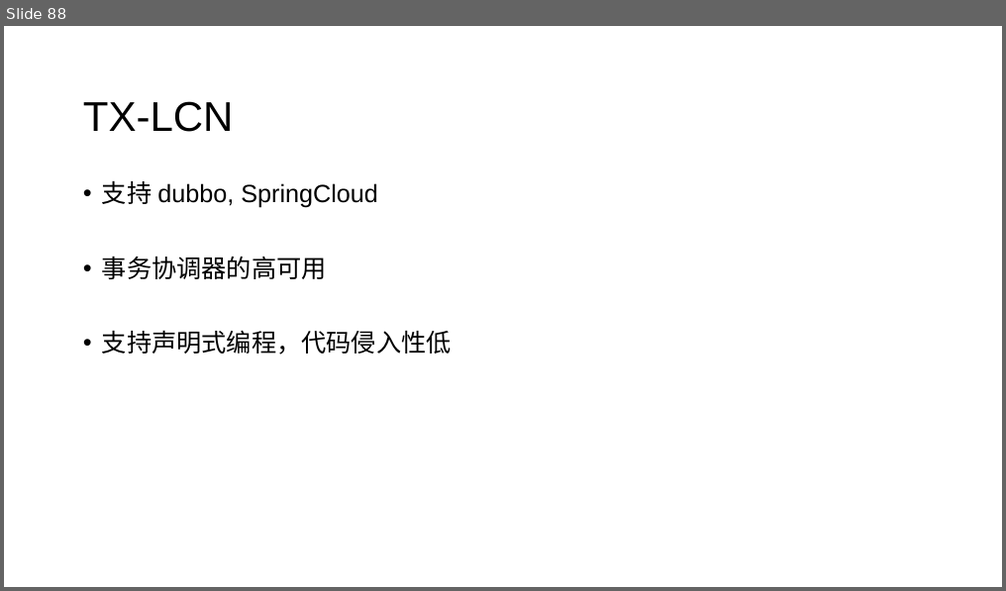
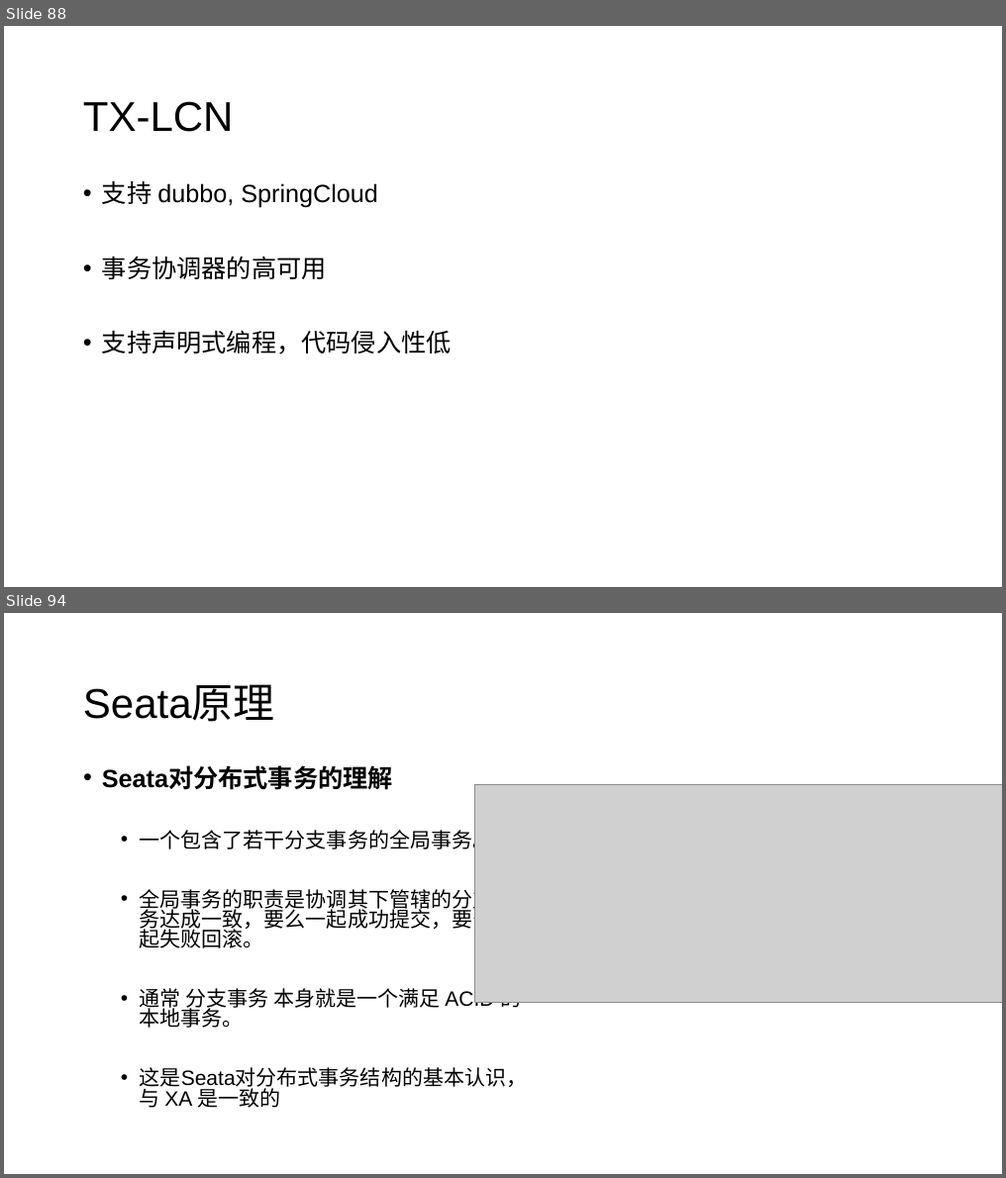
Before and after one commit to jungle0127/springcloudstudy, a slide deck: docs/distributedsystemtransaction.pptx. Shown one above the other, each under a label of ours: slide 88 before the commit, slides 88 and 94 after it; the slides between them are not shown. The pictures are 1006x591 and 1006x1178 pixels, drawn with LibreOffice and Linux fonts; fonts in the diff are those of the drawing; grey boxes stand for pictures. Boxes give left, top, right and bottom in pixels: in the first picture for what was removed or moved away, otherwise in the second. Text is boxed around its words. In the diff, an @@ line names an element or a change of style, - is before the commit and + after.

```diff
--- a/docs/distributedsystemtransaction.pptx
+++ b/docs/distributedsystemtransaction.pptx
@@ slide 94 added at (x1=4, y1=613, x2=1002, y2=1174), background #FFFFFF @@
@@ title added at (x1=83, y1=684, x2=275, y2=722), 40 pt, text #000000 @@
+Seata原理
@@ text added at (x1=102, y1=766, x2=528, y2=1108), 20 pt, text #000000 @@
+• Seata对分布式事务的理解
+  • 一个包含了若干分支事务的全局事务。
+  • 全局事务的职责是协调其下管辖的分支事务达成一致，要么一起成功提交，要么一起失败回滚。
+  • 通常 分支事务 本身就是一个满足 ACID 的 本地事务。
+  • 这是Seata对分布式事务结构的基本认识，与 XA 是一致的
@@ picture added at (x1=475, y1=784, x2=1002, y2=1003) @@
```
Also in this commit, not shown: 3 slides changed, 15 other slides added, 1 slide removed.
